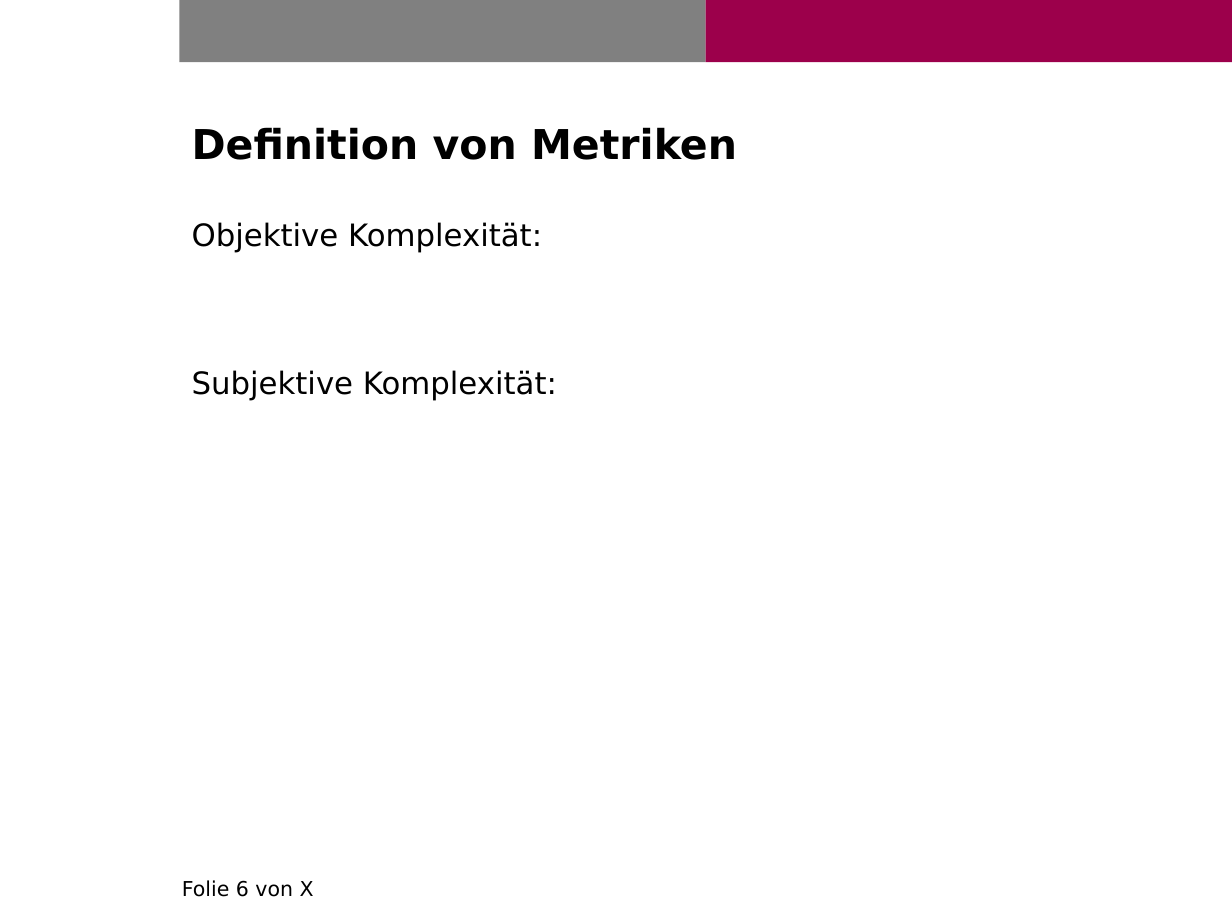
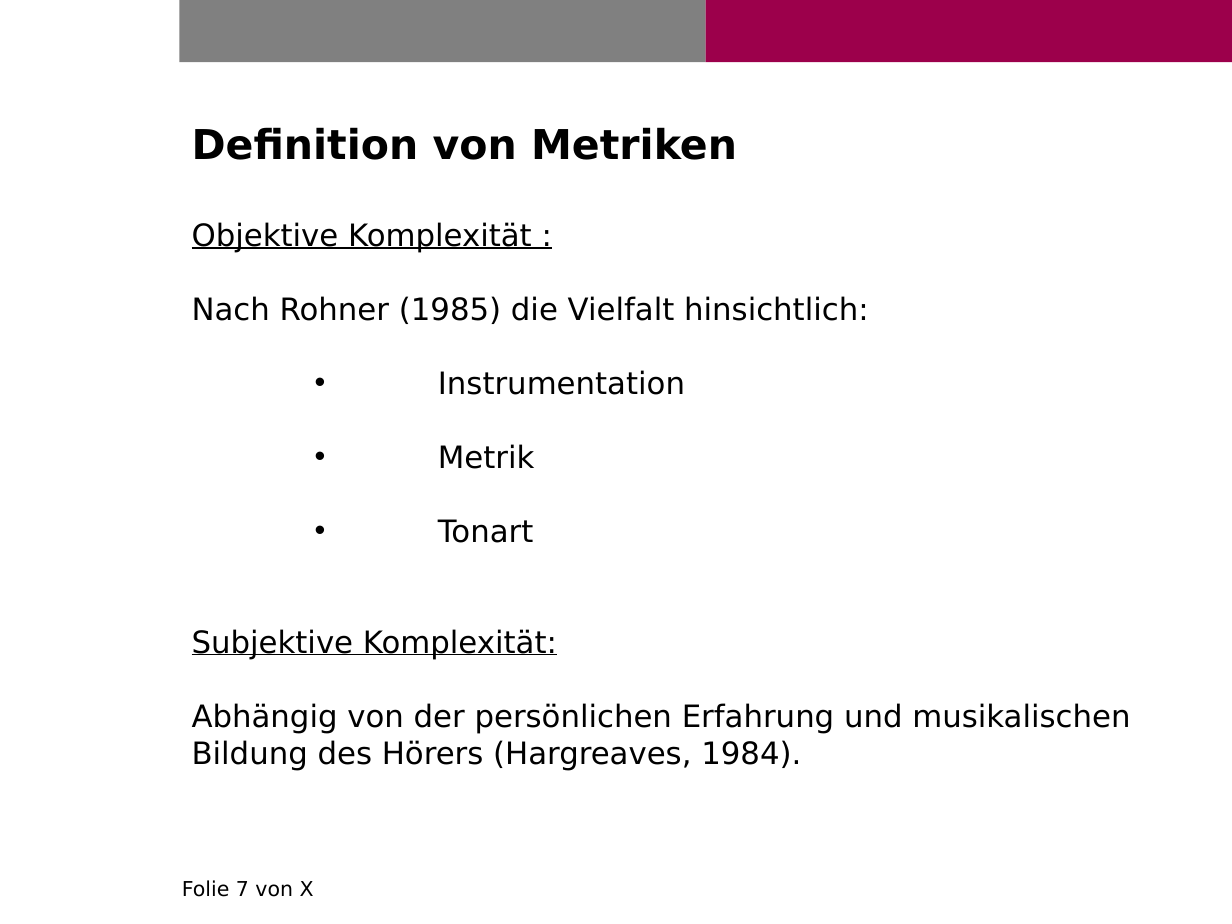
Before and after one commit to fuchsflo90/beatlesAnalysis, a slide deck: slide 7 of Präsentation/fuchs_florian_abschlusspraesentation_ma.pptx (slide 6 before the commit). Drawn at 1232x924 pixels with LibreOffice and Linux fonts; fonts in the diff are those of the drawing; background and template pictures are left out. Boxes give left, top, right and bottom in pixels: in the first picture for what was removed or moved away, otherwise in the second. Text is boxed around its words. In the diff, an @@ line names an element or a change of style, - is before the commit and + after.

```diff
--- a/Präsentation/fuchs_florian_abschlusspraesentation_ma.pptx
+++ b/Präsentation/fuchs_florian_abschlusspraesentation_ma.pptx
@@ text at [192, 222, 868, 543]: text changed @@
-Objektive Komplexität:
+Objektive Komplexität :
+Nach Rohner (1985) die Vielfalt hinsichtlich:
+    • Instrumentation
+    • Metrik
+    • Tonart
@@ text at [192, 629, 557, 660]: underline on in "Subjektive Komplexität:" @@
@@ text at [192, 703, 1130, 770]: paragraph added @@
+Abhängig von der persönlichen Erfahrung und musikalischen Bildung des Hörers (Hargreaves, 1984).
@@ text at [182, 880, 314, 897]: text changed @@
-Folie 6 von X
+Folie 7 von X
```
Also in this commit, not shown: 9 other slides changed, 9 slides added, 6 slides removed, 8 other files.
